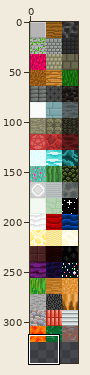
A sprite sheet gets an edit: Content/Assets/Level/NewTerrain1.png. Above: a wide view before the commit, with the close-up outlined.
Close-up. Old version:
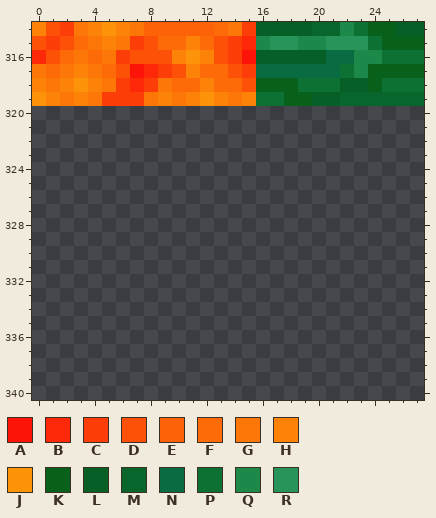
The file is 48x512 pixels. Colours within 5 levels of each other are drawn and written as one. Shown: x 0..27, y 314..340. The wide view leaves out empty margins.
Palette (. is transparent): A #fd1408  B #fd2808  C #fd3d08  D #fd5108  E #fd6208  F #fd6a08  G #fd7608  H #fd8208  J #fd9308  K #07611b  L #065f27  M #08662d  N #096b42  P #0e7134  Q #1c884a  R #27955a
Pixels before, first column x 0:
314 HDCGHJHGEEEEEFGCLLLLMMQPKKLL
315 DCDFGHGCDFFHFDCBQRRQQRRRPKKK
316 BDFGFGCDDDHJHDCALLLLLNNQQPPP
317 GFGHGFDABCDHFFDCNNNNNNPQKKKK
318 HGHJHGCBCGFFHFFDKKKPPPLLKPPP
319 JHGHGCCCGHGHJHGHPPKKLLMMMMMM
Once edited:
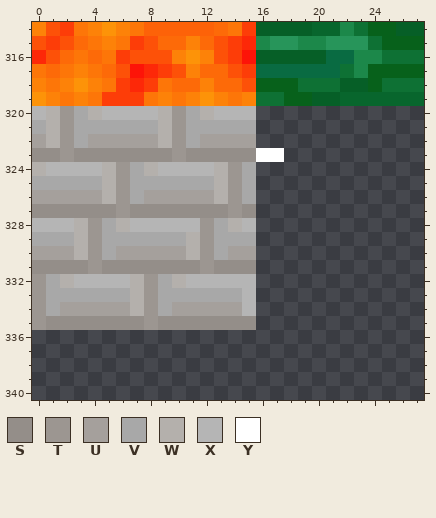
Colours new in this view: S #948e89  T #9c9691  U #a5a09c  V #a8a8a8  W #b4b0ac  X #b5b5b5  Y #ffffff
Change:
y 320: x 0..15 ................ -> XWTVWXXXXWTVWXXX
y 321: x 0..15 ................ -> VWTVVVVVVWTVVVVV
y 322: x 0..15 ................ -> UWTVUUUUUWTVUUUU
y 323: x 0..17 .................. -> SSTSSSSSSSTSSSSSYY
y 324: x 0..15 ................ -> WXXXXWTVWXXXXWTV
y 325: x 0..15 ................ -> VVVVVWTVVVVVVWTV
y 326: x 0..15 ................ -> UUUUUWTVUUUUUWTV
y 327: x 0..15 ................ -> SSSSSSTSSSSSSSTS
y 328: x 0..15 ................ -> XXXWTVWXXXXXTVWX
y 329: x 0..15 ................ -> VVVWTVVVVVVWTVVV
y 330: x 0..15 ................ -> UUUWTVUUUUUWTVUU
y 331: x 0..15 ................ -> SSSSTSSSSSSSTSSS
y 332: x 0..15 ................ -> TVWXXXXWTVWXXXXX
y 333: x 0..15 ................ -> TVVVVVVWTVVVVVVX
y 334: x 0..15 ................ -> TVUUUUUWTVUUUUUX
y 335: x 0..15 ................ -> TSSSSSSSTSSSSSSS
Boxes around the changes in both close-ups, in picture pixels (x1, y1, x2, y2):
added: (32, 106, 284, 330)
